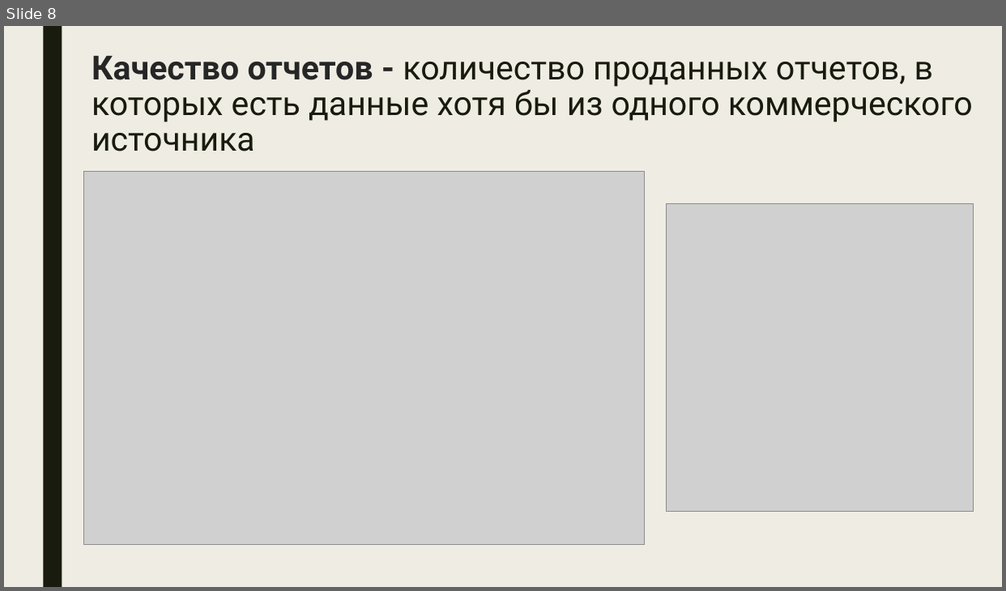
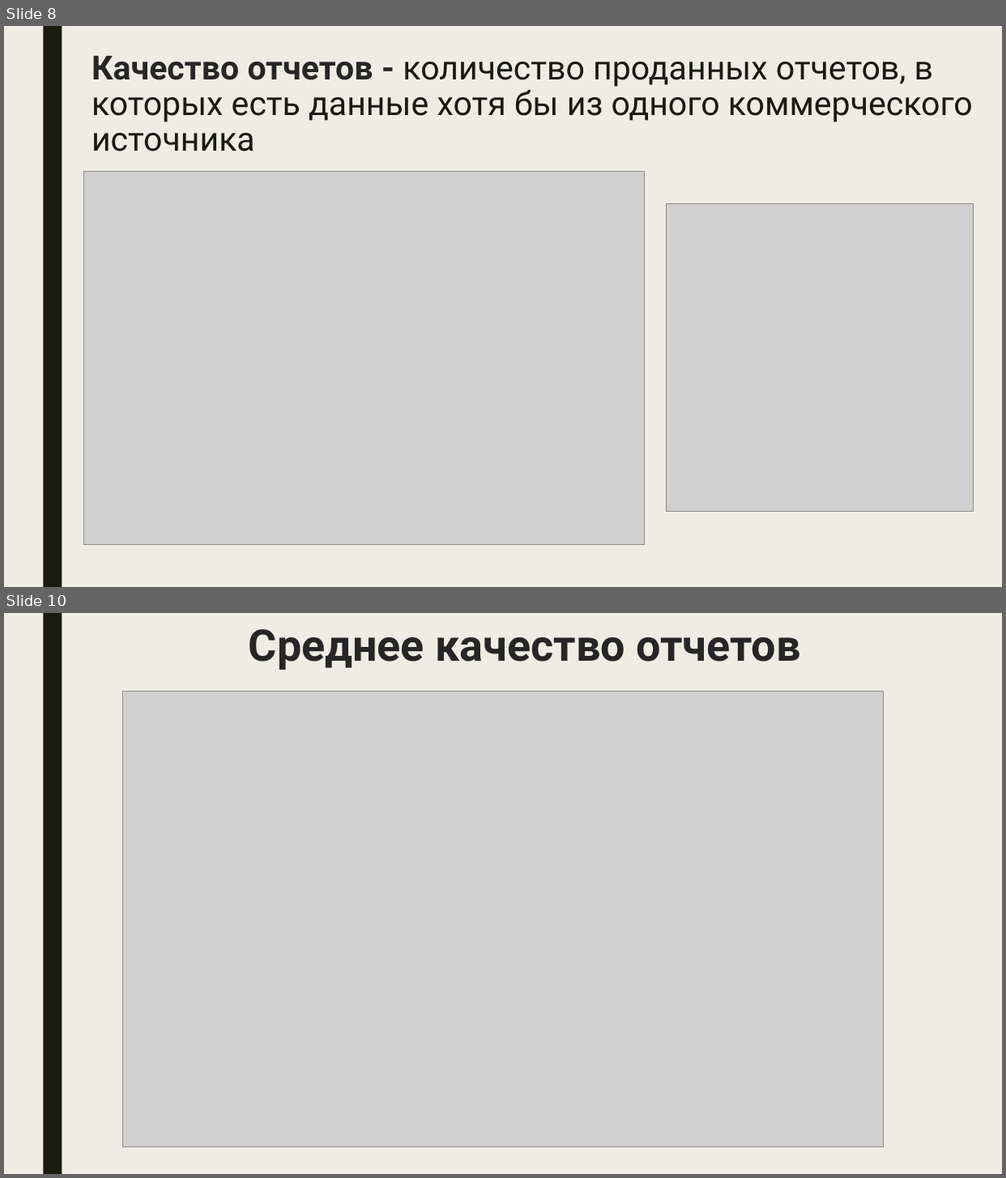
Before and after one commit to IAmSerepok/DataFromVariousSources, a slide deck: speech/presentation.pptx. Shown one above the other, each under a label of ours: slide 8 before the commit, slides 8 and 10 after it; the slides between them are not shown. The pictures are 1006x591 and 1006x1178 pixels, drawn with LibreOffice and Linux fonts; fonts in the diff are those of the drawing; grey boxes stand for pictures. Boxes give left, top, right and bottom in pixels: in the first picture for what was removed or moved away, otherwise in the second. Text is boxed around its words. In the diff, an @@ line names an element or a change of style, - is before the commit and + after.

```diff
--- a/speech/presentation.pptx
+++ b/speech/presentation.pptx
@@ slide 10 added at box(4, 613, 1002, 1174), background #EFEDE3; not listed: 1 template element that a slide beside it also shows @@
@@ text added at box(249, 629, 800, 670), 42 pt, text #262626, bold @@
+Среднее качество отчетов
@@ picture added at box(122, 691, 884, 1148) @@
```
Also in this commit, not shown: 3 other slides added, 1 other file.
